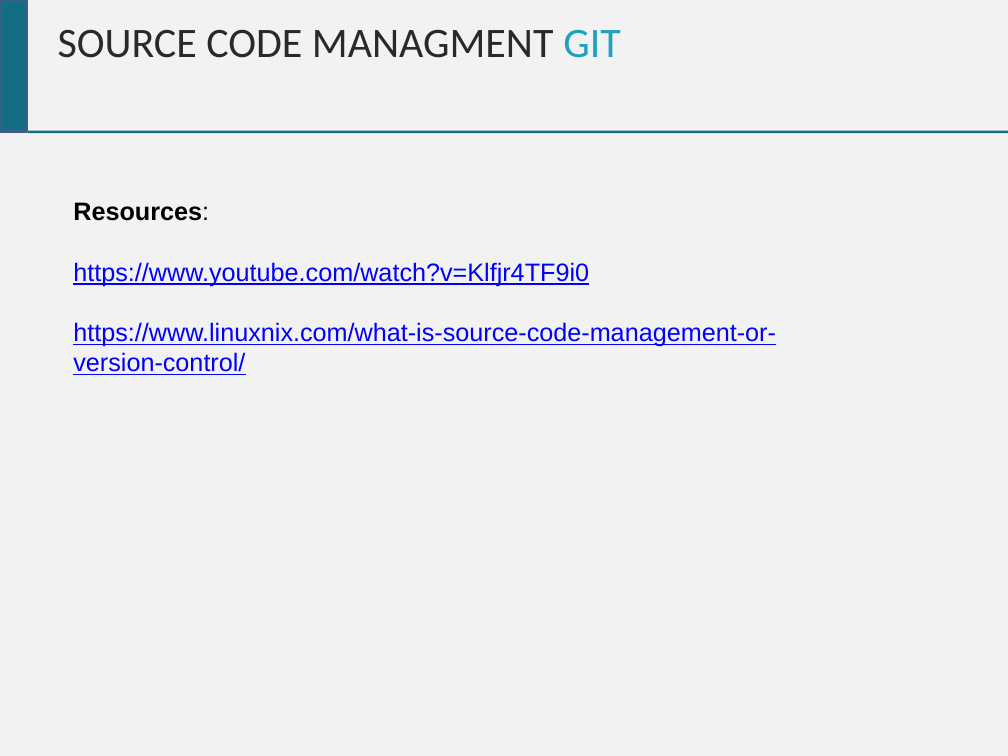
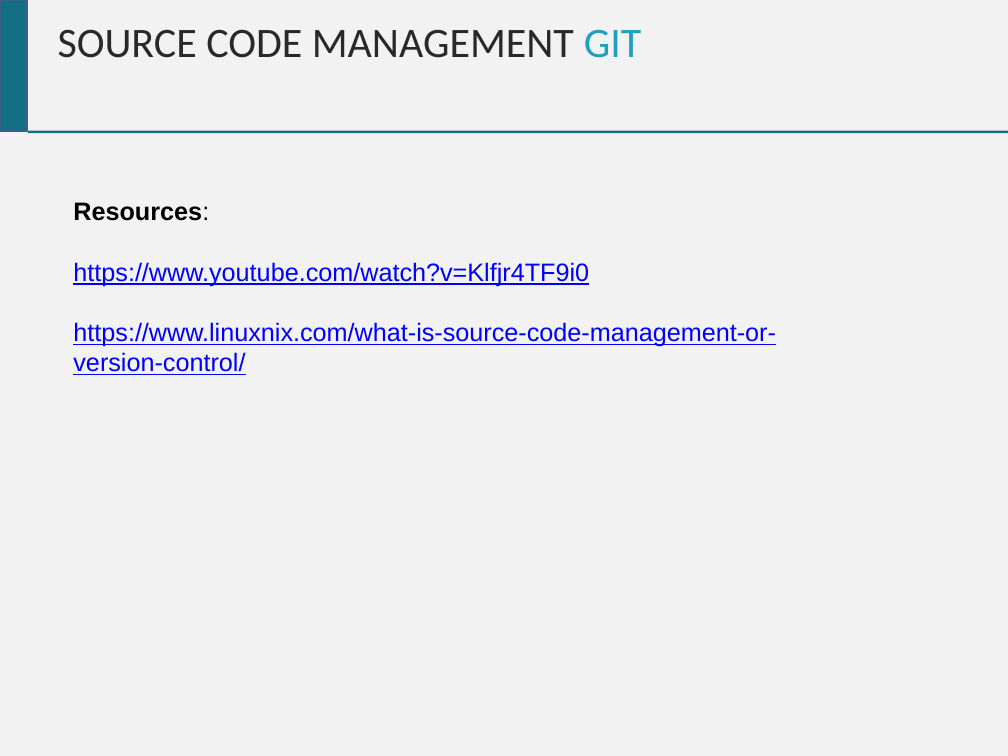
Before and after one commit to chrisgauthier742018/devopscourse, a slide deck: slide 13 of Dev Ops Course.pptx. Drawn at 1008x756 pixels with LibreOffice and Linux fonts; fonts in the diff are those of the drawing. Boxes give left, top, right and bottom in pixels: in the first picture for what was removed or moved away, otherwise in the second. Text is boxed around its words. In the diff, an @@ line names an element or a change of style, - is before the commit and + after.

Commit message:
Spelling mistakes and CI Section

```diff
--- a/Dev Ops Course.pptx
+++ b/Dev Ops Course.pptx
@@ text at (x1=58, y1=29, x2=641, y2=58): text changed @@
-SOURCE CODE MANAGMENT GIT
+SOURCE CODE MANAGEMENT GIT
```
Also in this commit, not shown: 14 other slides changed, 6 slides added.
